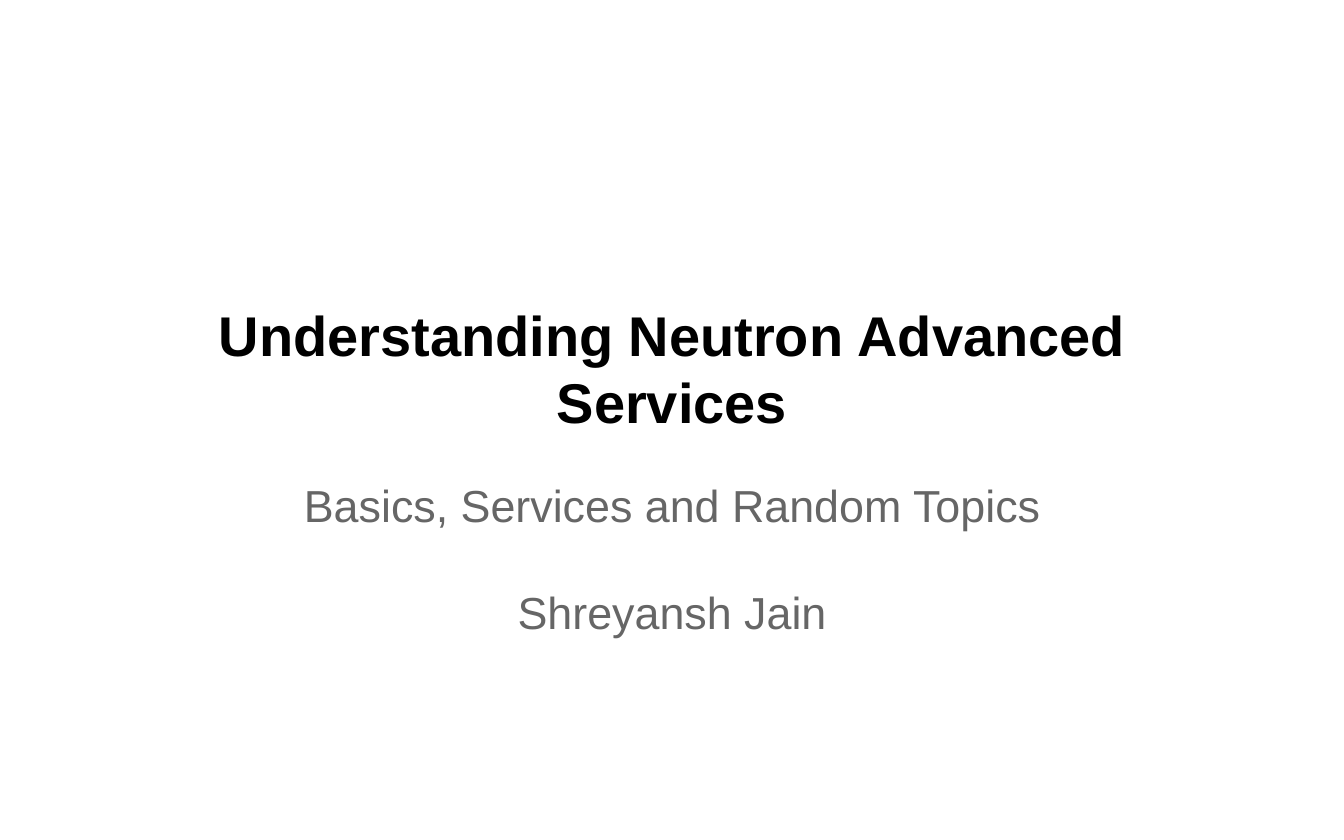
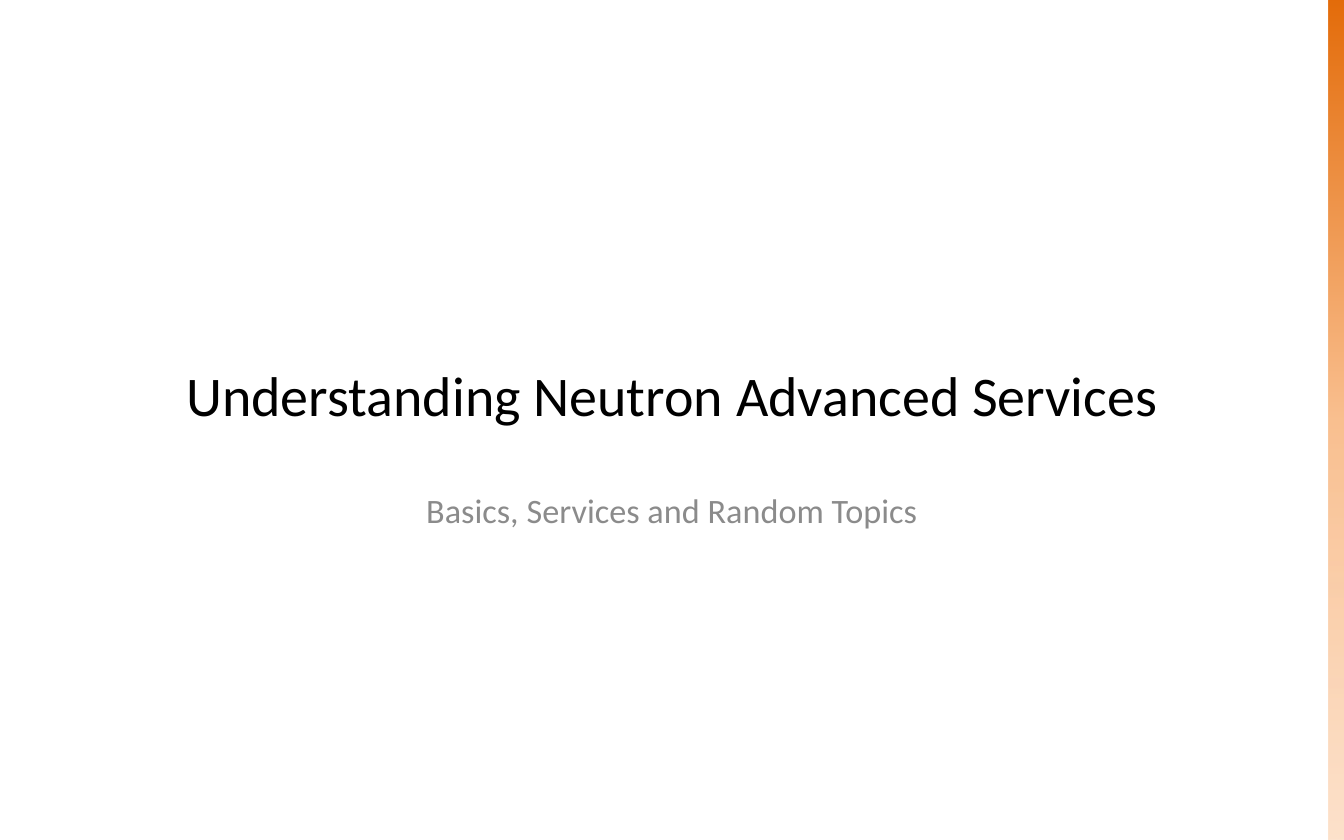
Before and after one commit to sknrao/openstack-neutron-revengg, a slide deck: slide 1 of OS-Neutron-Service-Plugin.pptx. Drawn at 1344x840 pixels with LibreOffice and Linux fonts; fonts in the diff are those of the drawing. Boxes give left, top, right and bottom in pixels: in the first picture for what was removed or moved away, otherwise in the second. Text is boxed around its words. In the diff, an @@ line names an element or a change of style, - is before the commit and + after.

Commit message:
Updating Neutron Advanced Services for theme
Updated the Neutron Advanced Services slides with the theme. Minor
alignment of slides and content. No changes made to the content

```diff
--- a/OS-Neutron-Service-Plugin.pptx
+++ b/OS-Neutron-Service-Plugin.pptx
@@ rectangle added at bbox=[1328, 0, 1344, 840], fill gradient #E46C0A to #FAC090 to #FCD5B5 @@
@@ title "Understanding Neutron Advanced Services" at bbox=[186, 377, 1157, 426]: font Arial to Calibri, bold off @@
@@ subtitle "Basics, Services and Random Topics": place and size @@
-subtitle "Basics, Services and Random Topics" at bbox=[304, 489, 1040, 638]
+subtitle "Basics, Services and Random Topics" at bbox=[426, 499, 917, 529]
@@ subtitle "Basics, Services and Random Topics" at bbox=[426, 499, 917, 529]: size 24 to 18.3 pt, font Arial to Calibri, text colour #666666 to #8C8C8C; more space between paragraphs @@
@@ subtitle at bbox=[518, 596, 826, 638]: paragraph removed @@
-Shreyansh Jain
```
Also in this commit, not shown: 27 other slides changed.
